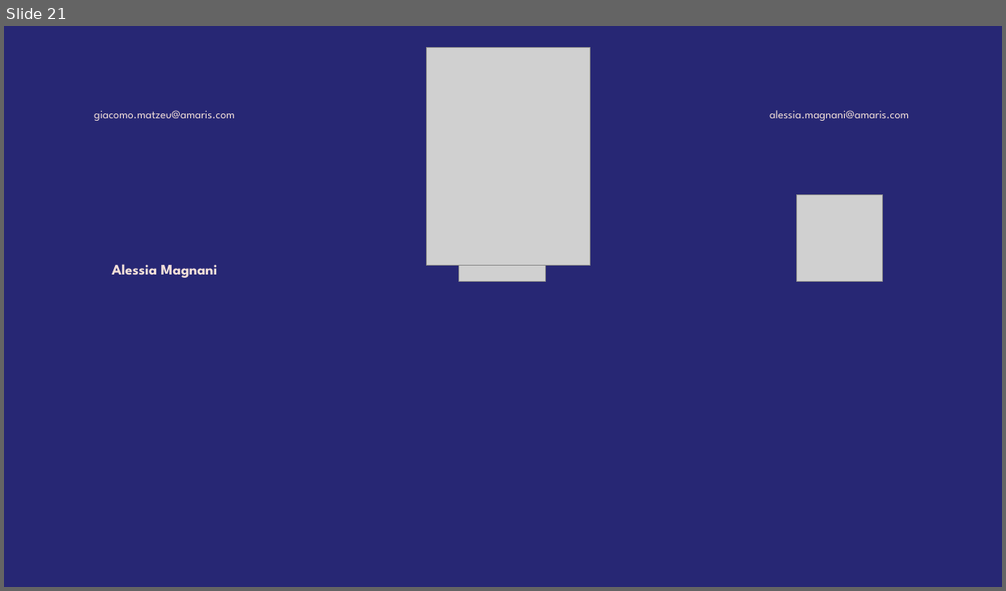
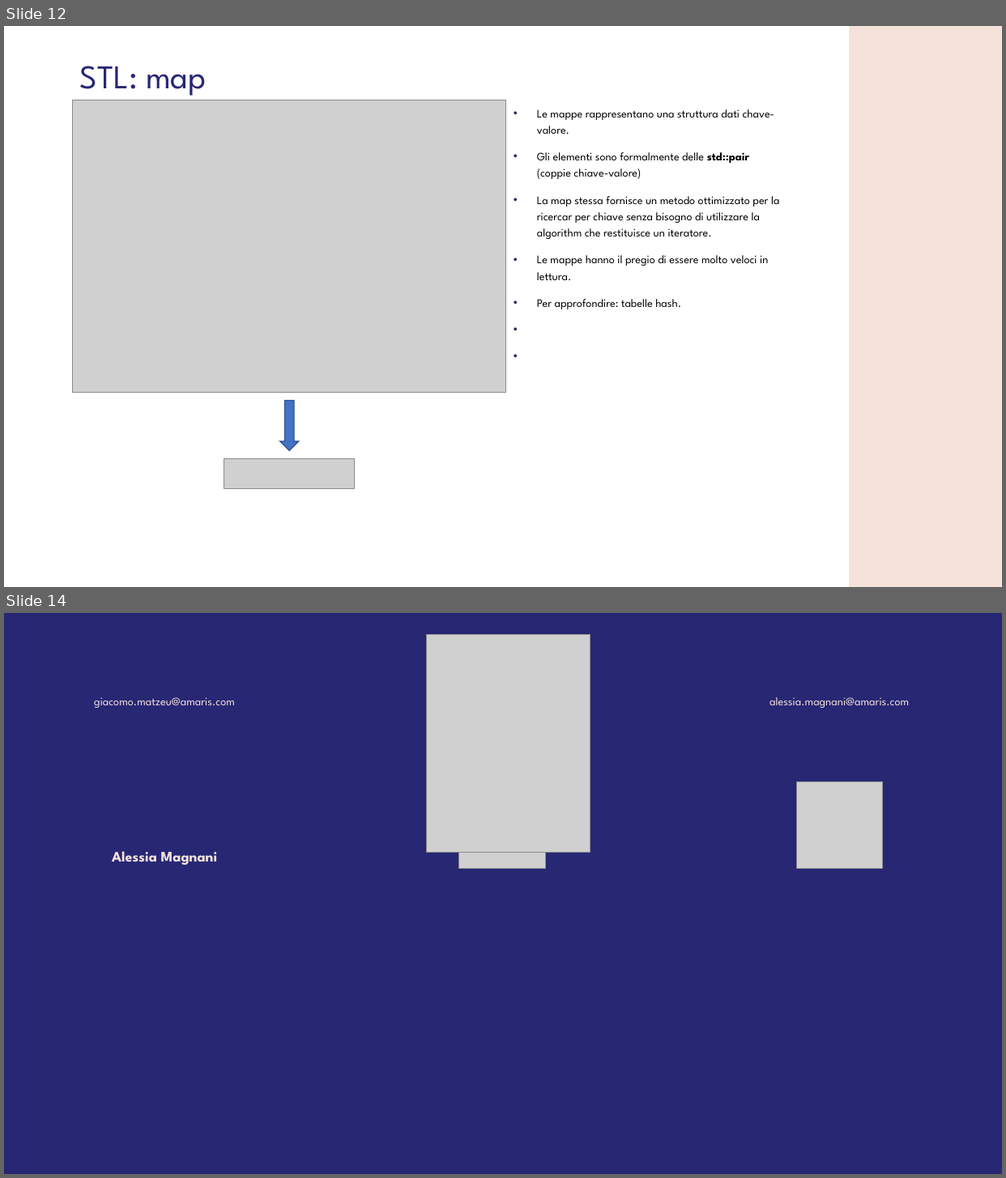
Before and after one commit to GMATZEU42/WS, a slide deck: WS04/WS_4.odp. Shown one above the other, each under a label of ours: slide 21 before the commit, slides 12 and 14 after it; the slides between them are not shown. The pictures are 1006x591 and 1006x1178 pixels, drawn with LibreOffice and Linux fonts; fonts in the diff are those of the drawing; grey boxes stand for pictures; background and template pictures are left out. Boxes give left, top, right and bottom in pixels: in the first picture for what was removed or moved away, otherwise in the second. Text is boxed around its words. In the diff, an @@ line names an element or a change of style, - is before the commit and + after.

```diff
--- a/WS04/WS_4.odp
+++ b/WS04/WS_4.odp
@@ slide 12 added at [4,26,1002,587], background #FFFFFF @@
@@ freeform shape added at [849,26,1002,587], fill #F5E2DA @@
@@ title added at [80,66,206,96], 32 pt, text #272774 @@
+STL: map
@@ picture added at [73,100,506,394] @@
@@ text added at [537,109,779,310], 11 pt, text #000000 @@
+• Le mappe rappresentano una struttura dati chave-valore.
+• Gli elementi sono formalmente delle std::pair (coppie chiave-valore)
+• La map stessa fornisce un metodo ottimizzato per la ricercar per chiave senza bisogno di utilizzare la algorithm che restituisce un iteratore.
+• Le mappe hanno il pregio di essere molto veloci in lettura.
+• Per approfondire: tabelle hash.
@@ freeform shape added at [280,401,299,451], fill #4472C4, outline #2F528F 0.99 pt @@
@@ picture added at [224,459,355,489] @@
@@ what was slide 21 is now slide 14 @@
```
Also in this commit, not shown: 1 slide changed, 3 other slides added, 11 slides removed, 2 other files.
